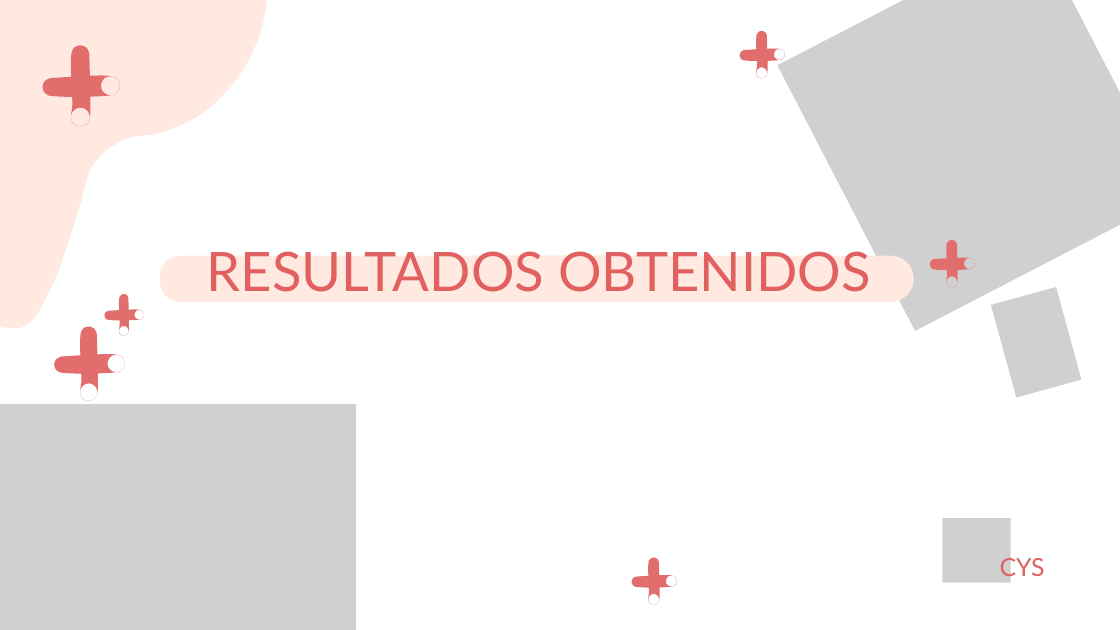
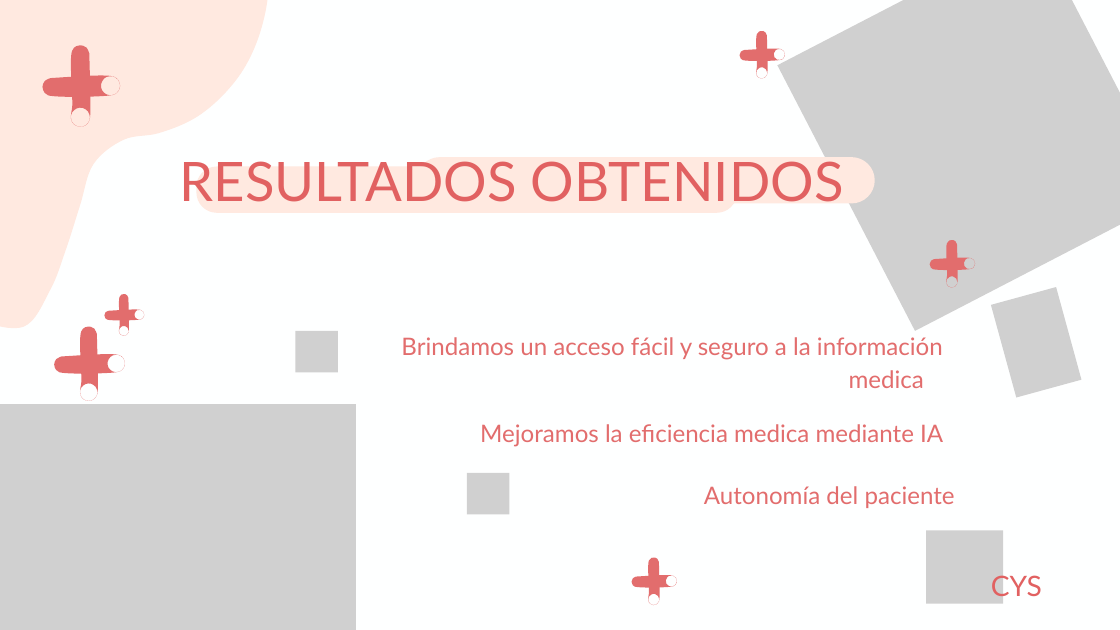
Before and after one commit to SamuelVallejos/Consultorio_Cys, a slide deck: slide 13 of Fase 3/Evidencias Grupales/Presentación Final Del Proyecto (Español) - .pptx (slide 12 before the commit). Drawn at 1120x630 pixels with LibreOffice and Linux fonts; fonts in the diff are those of the drawing; grey boxes stand for pictures. Boxes give left, top, right and bottom in pixels: in the first picture for what was removed or moved away, otherwise in the second. Text is boxed around its words. In the diff, an @@ line names an element or a change of style, - is before the commit and + after.

```diff
--- a/Fase 3/Evidencias Grupales/Presentación Final Del Proyecto (Español) - .pptx
+++ b/Fase 3/Evidencias Grupales/Presentación Final Del Proyecto (Español) - .pptx
@@ text "RESULTADOS OBTENIDOS": place and size @@
-text "RESULTADOS OBTENIDOS" at [207, 244, 871, 292]
+text "RESULTADOS OBTENIDOS" at [180, 154, 844, 202]
@@ freeform shape: place and size @@
-freeform shape at [160, 256, 701, 302]
+freeform shape at [197, 166, 738, 213]
@@ freeform shape: place and size @@
-freeform shape at [456, 256, 914, 302]
+freeform shape at [417, 157, 875, 204]
@@ picture added at [295, 331, 338, 372] @@
@@ text added at [401, 337, 943, 388], 31 pt, text #E26D6D @@
+Brindamos un acceso fácil y seguro a la información medica
@@ text added at [480, 424, 943, 447], 31 pt, text #E26D6D @@
+Mejoramos la eficiencia medica mediante IA
@@ picture added at [467, 473, 510, 515] @@
@@ text added at [704, 486, 955, 508], 31 pt, text #E26D6D @@
+Autonomía del paciente
@@ picture: place and size @@
-picture at [942, 518, 1011, 582]
+picture at [926, 530, 1004, 603]
@@ text "CYS": place and size @@
-text "CYS" at [1000, 555, 1045, 581]
+text "CYS" at [991, 571, 1042, 601]
@@ text "CYS" at [991, 571, 1042, 601]: size 32 to 36.2 pt; line spacing 44.8pt to 50.7pt @@
```
Also in this commit, not shown: 8 other slides changed, 4 slides added, 2 slides removed.
